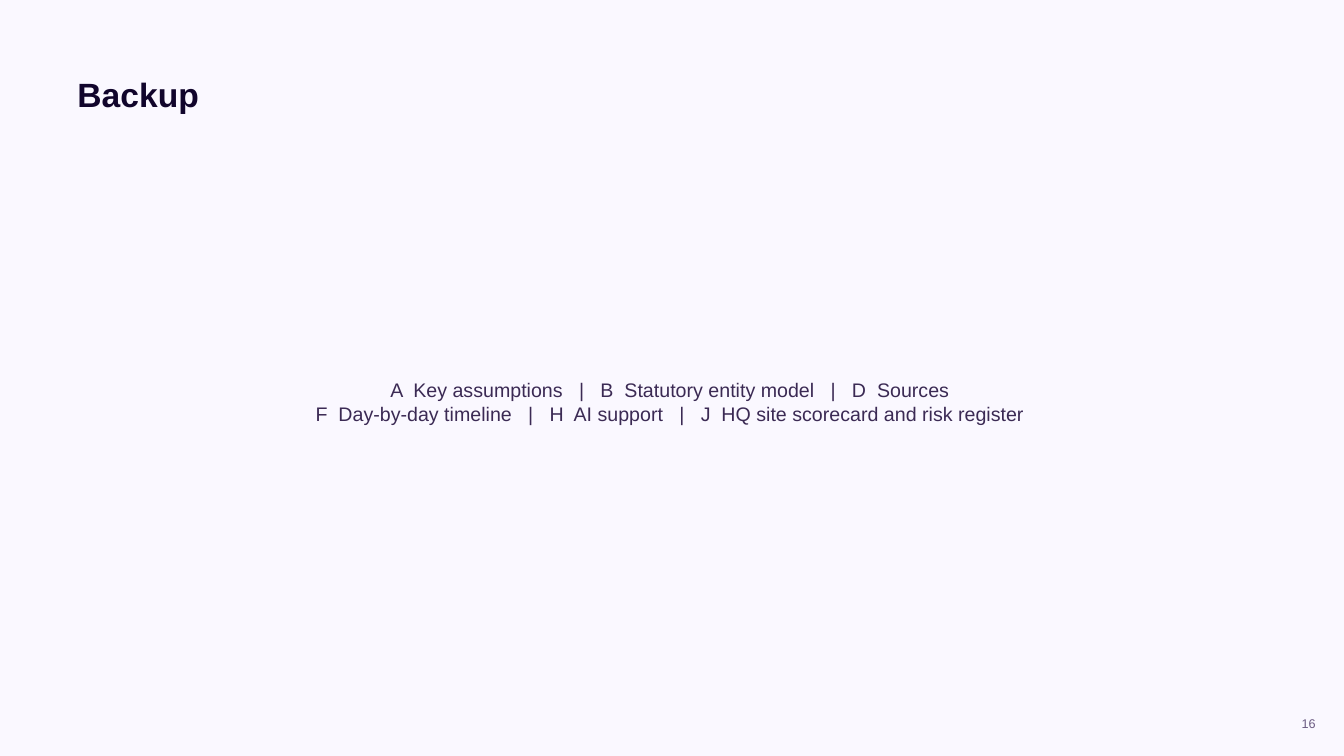
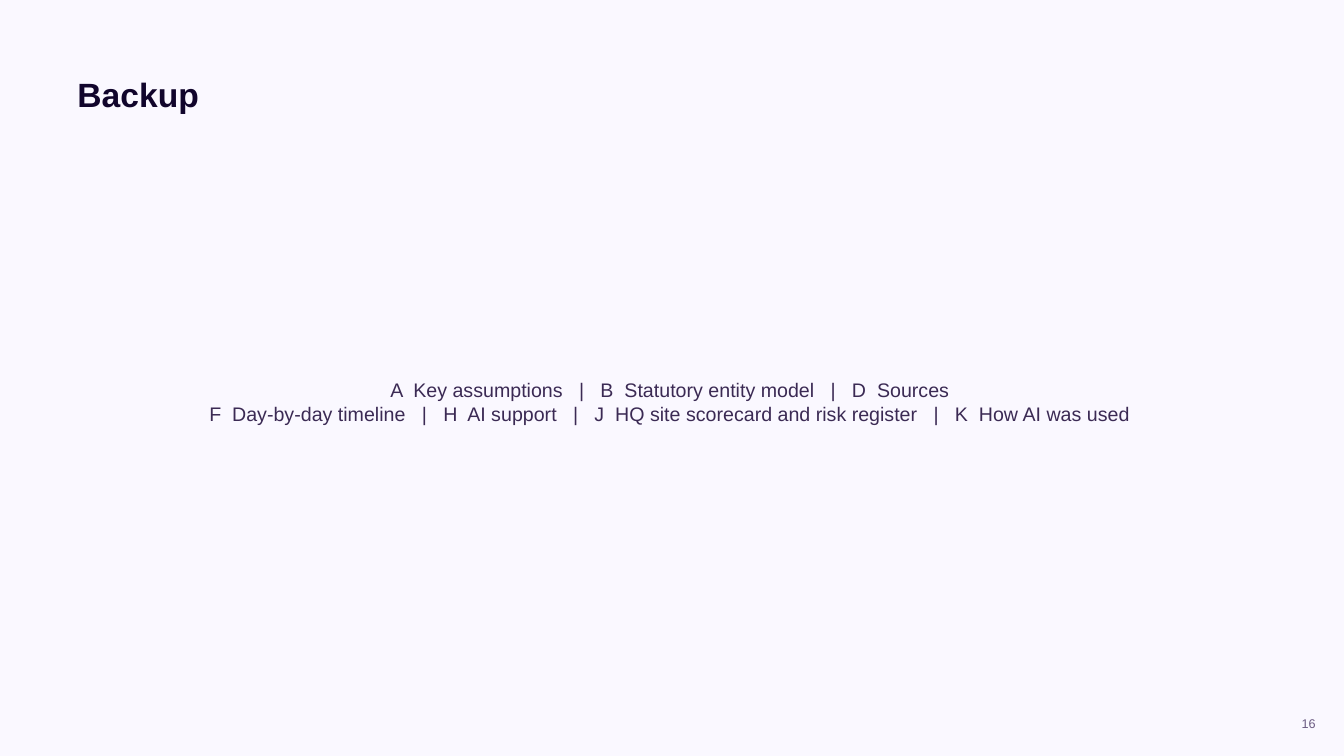
Before and after one commit to cmx24/business-case, a slide deck: slide 16 of deck/CFO_CoS_deck_v10.pptx. Drawn at 1344x756 pixels with LibreOffice and Linux fonts; fonts in the diff are those of the drawing. Boxes give left, top, right and bottom in pixels: in the first picture for what was removed or moved away, otherwise in the second. Text is boxed around its words. In the diff, an @@ line names an element or a change of style, - is before the commit and + after.

```diff
--- a/deck/CFO_CoS_deck_v10.pptx
+++ b/deck/CFO_CoS_deck_v10.pptx
@@ text at bbox=[209, 406, 1130, 425]: text changed @@
-F Day-by-day timeline | H AI support | J HQ site scorecard and risk register
+F Day-by-day timeline | H AI support | J HQ site scorecard and risk register | K How AI was used
```
Also in this commit, not shown: 1 slide added, 2 other files.
